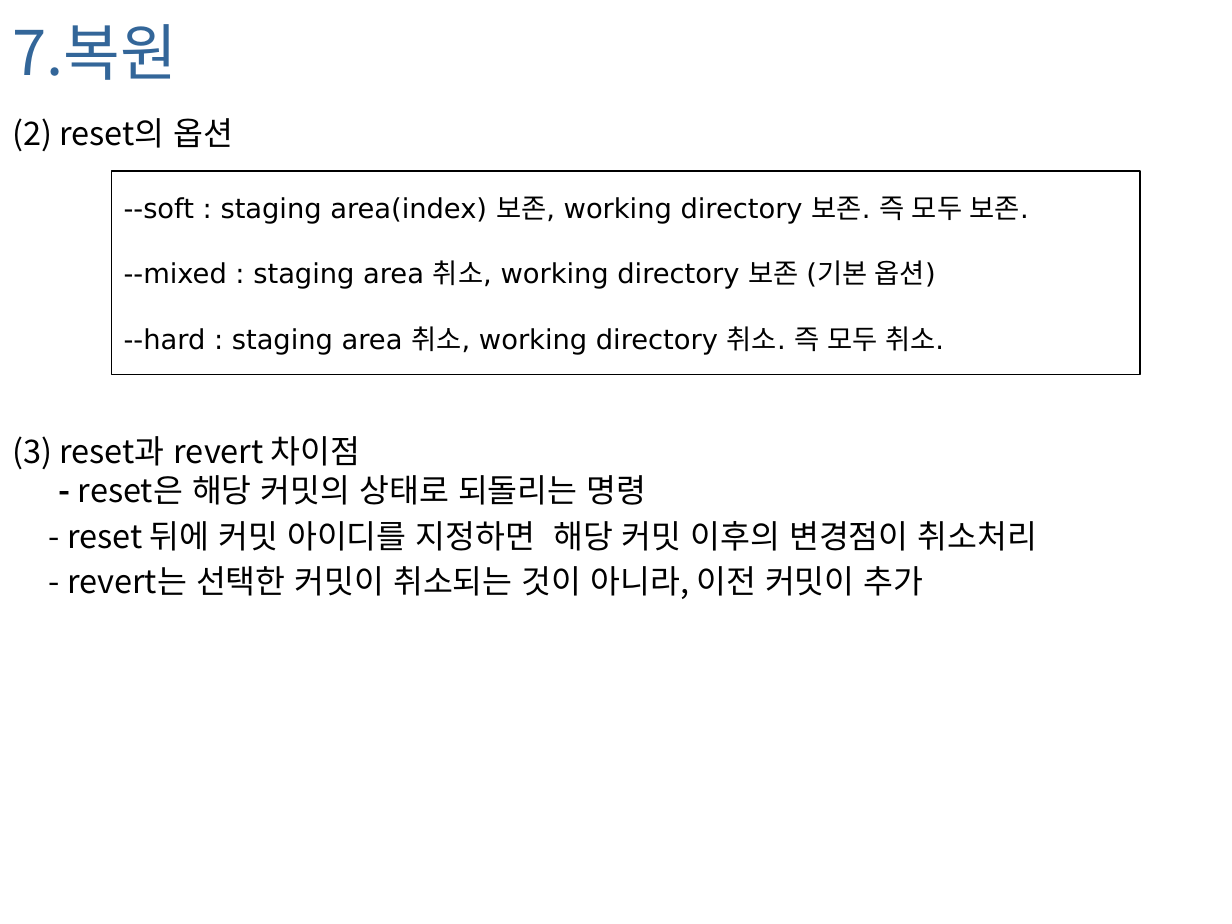
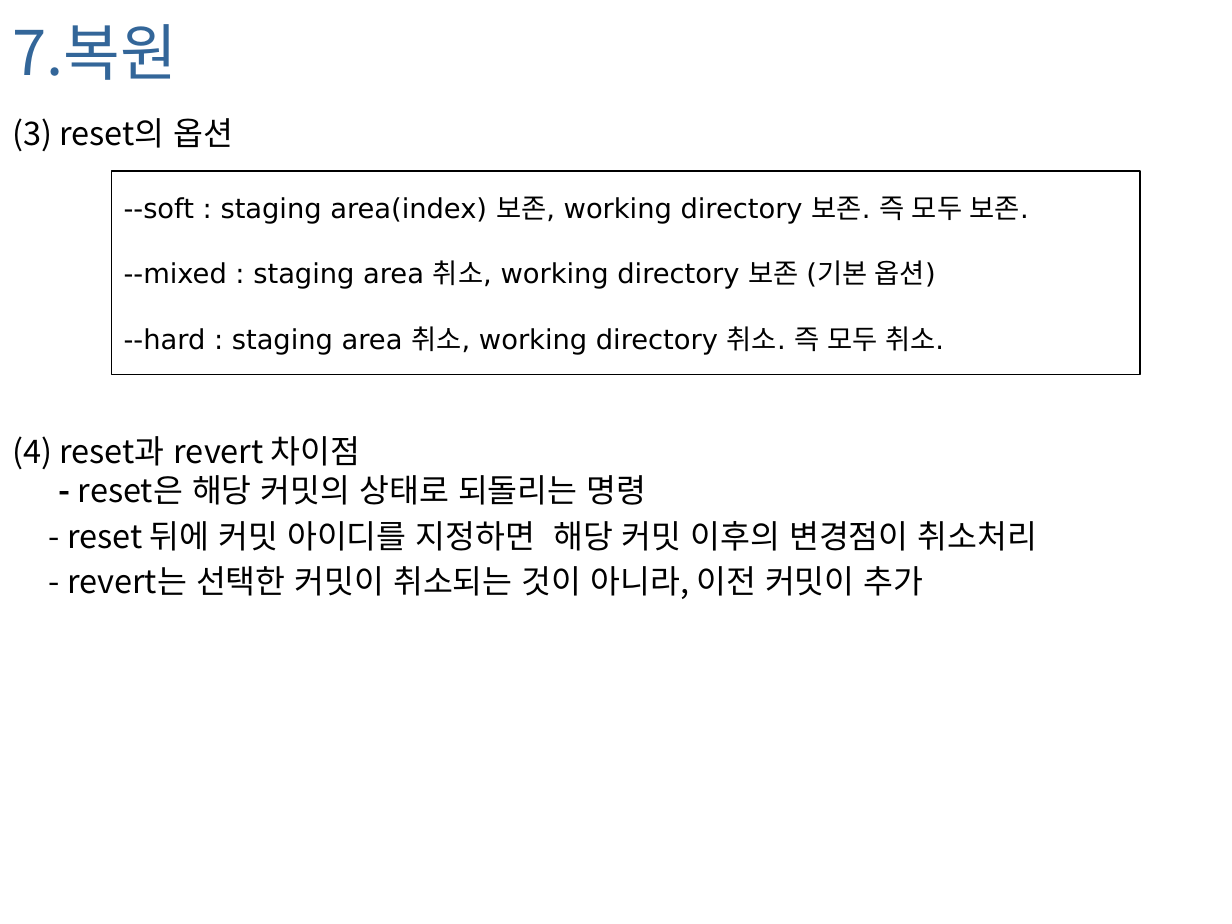
Before and after one commit to foxworld/001-Git, a slide deck: slide 18 of Git_20140210.pptx. Drawn at 1232x924 pixels with LibreOffice and Linux fonts; fonts in the diff are those of the drawing; background and template pictures are left out. Boxes give left, top, right and bottom in pixels: in the first picture for what was removed or moved away, otherwise in the second. Text is boxed around its words. In the diff, an @@ line names an element or a change of style, - is before the commit and + after.

```diff
--- a/Git_20140210.pptx
+++ b/Git_20140210.pptx
@@ text at (12, 118, 646, 505): text changed @@
-(2) reset의 옵션
-(3) reset과 revert 차이점
-- reset은 해당 커밋의 상태로 되돌리는 명령
+(3) reset의 옵션
+(4) reset과 revert 차이점
+- reset은 해당 커밋의 상태로 되돌리는 명령
```
Also in this commit, not shown: 2 other slides changed, 2 slides added.
